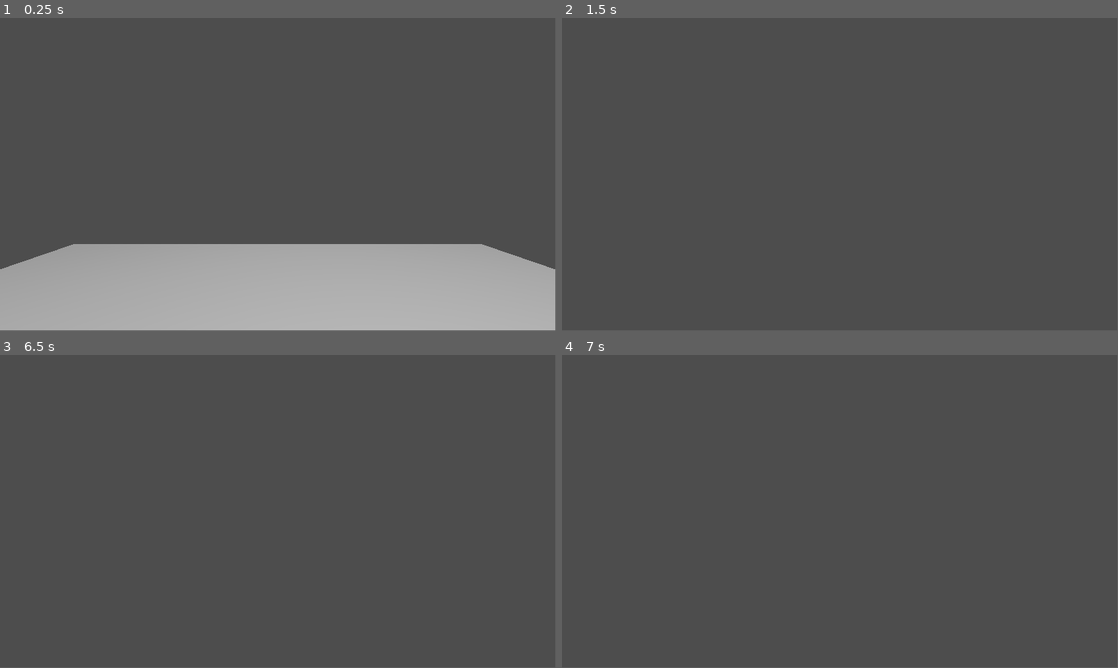
Above: before the commit, frames 1-4 (two rows, left to right).
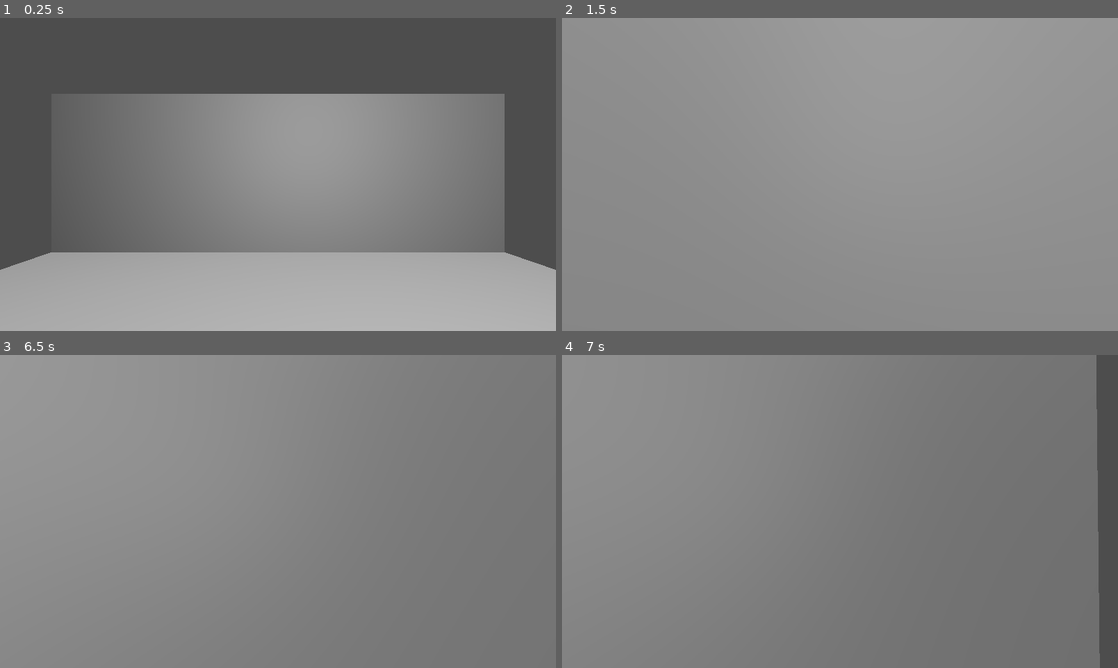
Above: after the commit, the same moments.

Repository: greatbrick0/SeriousGame2024
Game: Godot game, scene res://Scenes/Levels/level_test.tscn
Same seed, same stepped clock (60 frames per second), same inputs: the game is played once before the commit and once after it.
Inputs (mouse positions are in pixels of both pictures, inside the frame that each line leads up to):
- Up to frame 1 (0.25 s): no input
- Up to frame 2 (1.5 s): move the mouse to (867, 171) at 0.52 s; hold W (MoveForward) from 0.53 s (still down); tap E (Interact) at 0.6, 1.35 s; move the mouse to (812, 174) at 1.27 s
- Up to frame 3 (6.5 s): tap Enter at 2, 3.5, 5 s; move the mouse to (289, 505) at 2.02 s; tap E (Interact) every 0.75 s from 2.1 to 5.85 s; tap Space at 2.75, 4.25, 5.75 s; move the mouse to (272, 514) at 2.77 s; move the mouse to (316, 514) at 3.52 s; move the mouse to (233, 508) at 4.27 s; move the mouse to (283, 511) at 5.02 s; move the mouse to (255, 505) at 5.77 s; release W (MoveForward) at 5.78 s; hold D (MoveRight) from 5.78 s (still down)
- Up to frame 4 (7 s): move the mouse to (867, 508) at 6.52 s; release D (MoveRight) at 6.53 s; hold W (MoveForward) from 6.53 s (still down); tap E (Interact) at 6.6 s
In our replay, the window is 799x449 before the commit and 800x450 after it. These sizes can differ from the game's own. Grey fills any space a smaller window leaves; there, only what the larger window draws over its background counts as a difference.

The runs differ from the first frame. In frame 1, 38% of the frame differs, in the area x 0-100%, y 24-100%; in frame 2, 100%, in the area x 0-100%, y 0-100%; in frame 3, 100%; in frame 4, 96%.

Commit message:
Added Menu Interaction System

Diff:
--- a/Scenes/Levels/level_test.tscn
+++ b/Scenes/Levels/level_test.tscn
@@ -1,6 +1,7 @@
-[gd_scene load_steps=7 format=3 uid="uid://dl1ycvb2s7eky"]
+[gd_scene load_steps=8 format=3 uid="uid://dl1ycvb2s7eky"]
 
 [ext_resource type="PackedScene" uid="uid://donho2hi1a1k3" path="res://Scenes/player.tscn" id="1_iuxj4"]
+[ext_resource type="PackedScene" uid="uid://fbuctth7geda" path="res://Scenes/interact_area.tscn" id="2_lohlm"]
 
 [sub_resource type="BoxMesh" id="BoxMesh_0wbba"]
 
@@ -24,6 +25,7 @@
 shape = SubResource("BoxShape3D_j420c")
 
 [node name="Player" parent="." instance=ExtResource("1_iuxj4")]
+unique_name_in_owner = true
 transform = Transform3D(1, 0, 0, 0, 1, 0, 0, 0, 1, 0, 2, 0)
 
 [node name="WorldEnvironment" type="WorldEnvironment" parent="."]
@@ -42,6 +44,16 @@
 [node name="CollisionShape3D" type="CollisionShape3D" parent="MeshInstance3D2/StaticBody3D"]
 shape = SubResource("BoxShape3D_j420c")
 
+[node name="MeshInstance3D4" type="MeshInstance3D" parent="."]
+transform = Transform3D(10, 0, 0, 0, 4, 0, 0, 0, 1, 0, 2, -5)
+mesh = SubResource("BoxMesh_0wbba")
+skeleton = NodePath("../MeshInstance3D")
+
+[node name="StaticBody3D" type="StaticBody3D" parent="MeshInstance3D4"]
+
+[node name="CollisionShape3D" type="CollisionShape3D" parent="MeshInstance3D4/StaticBody3D"]
+shape = SubResource("BoxShape3D_j420c")
+
 [node name="MeshInstance3D3" type="MeshInstance3D" parent="."]
 transform = Transform3D(1, 0, 0, 0, 1, 0, 0, 0, 1, 3, 1.2, 3)
 mesh = SubResource("SphereMesh_113vr")
@@ -52,6 +64,9 @@
 [node name="CollisionShape3D" type="CollisionShape3D" parent="MeshInstance3D3/StaticBody3D"]
 shape = SubResource("SphereShape3D_yw2u0")
 
+[node name="InteractArea" parent="MeshInstance3D3" instance=ExtResource("2_lohlm")]
+hoverText = "Click To Stare At The Orb"
+
 [node name="OmniLight3D" type="OmniLight3D" parent="."]
 transform = Transform3D(1, 0, 0, 0, 1, 0, 0, 0, 1, 1, 3.5, 1)
 light_specular = 4.0
--- /dev/null
+++ b/Scenes/hud_manager.tscn
@@ -0,0 +1,35 @@
+[gd_scene load_steps=2 format=3 uid="uid://cxwxq7e86qyvi"]
+
+[ext_resource type="Script" path="res://Scripts/hud_manager.gd" id="1_q2hsi"]
+
+[node name="HudManager" type="Node"]
+script = ExtResource("1_q2hsi")
+
+[node name="WalkingHud" type="CanvasLayer" parent="."]
+
+[node name="HoverTextPanel" type="Panel" parent="WalkingHud"]
+custom_minimum_size = Vector2(200, 100)
+anchors_preset = 7
+anchor_left = 0.5
+anchor_top = 1.0
+anchor_right = 0.5
+anchor_bottom = 1.0
+offset_left = -100.0
+offset_top = -150.0
+offset_right = 100.0
+offset_bottom = -50.0
+grow_horizontal = 2
+grow_vertical = 0
+
+[node name="Label" type="Label" parent="WalkingHud/HoverTextPanel"]
+layout_mode = 1
+anchors_preset = 15
+anchor_right = 1.0
+anchor_bottom = 1.0
+grow_horizontal = 2
+grow_vertical = 2
+text = "Some Text"
+horizontal_alignment = 1
+vertical_alignment = 1
+
+[node name="MenuHud" type="CanvasLayer" parent="."]
--- /dev/null
+++ b/Scenes/information_panel.tscn
@@ -0,0 +1,45 @@
+[gd_scene load_steps=2 format=3 uid="uid://83x077gg67rp"]
+
+[ext_resource type="Script" path="res://Scripts/information_panel.gd" id="1_w5o1v"]
+
+[node name="InformationPanel" type="Panel"]
+custom_minimum_size = Vector2(200, 100)
+anchors_preset = 7
+anchor_left = 0.5
+anchor_top = 1.0
+anchor_right = 0.5
+anchor_bottom = 1.0
+offset_left = -150.0
+offset_top = -230.0
+offset_right = 150.0
+offset_bottom = -50.0
+grow_horizontal = 2
+grow_vertical = 0
+script = ExtResource("1_w5o1v")
+
+[node name="Label" type="Label" parent="."]
+layout_mode = 1
+anchors_preset = 10
+anchor_right = 1.0
+offset_top = 10.0
+offset_bottom = 120.0
+grow_horizontal = 2
+text = "Some Text"
+horizontal_alignment = 1
+vertical_alignment = 1
+
+[node name="Button" type="Button" parent="."]
+layout_mode = 1
+anchors_preset = 12
+anchor_top = 1.0
+anchor_right = 1.0
+anchor_bottom = 1.0
+offset_left = 75.0
+offset_top = -50.0
+offset_right = -75.0
+offset_bottom = -10.0
+grow_horizontal = 2
+grow_vertical = 0
+text = "Ok"
+
+[connection signal="pressed" from="Button" to="." method="_on_button_pressed"]
--- /dev/null
+++ b/Scenes/interact_area.tscn
@@ -0,0 +1,16 @@
+[gd_scene load_steps=4 format=3 uid="uid://fbuctth7geda"]
+
+[ext_resource type="Script" path="res://Scripts/interact_area.gd" id="1_u0gul"]
+[ext_resource type="PackedScene" uid="uid://83x077gg67rp" path="res://Scenes/information_panel.tscn" id="2_bn1i0"]
+
+[sub_resource type="BoxShape3D" id="BoxShape3D_ilnno"]
+
+[node name="InteractArea" type="Area3D"]
+collision_layer = 128
+collision_mask = 0
+monitoring = false
+script = ExtResource("1_u0gul")
+menuRef = ExtResource("2_bn1i0")
+
+[node name="CollisionShape3D" type="CollisionShape3D" parent="."]
+shape = SubResource("BoxShape3D_ilnno")
--- a/Scenes/player.tscn
+++ b/Scenes/player.tscn
@@ -13,3 +13,10 @@
 
 [node name="Camera" type="Camera3D" parent="."]
 transform = Transform3D(1, 0, 0, 0, 1, 0, 0, 0, 1, 0, 0.5, 0)
+
+[node name="RayCast3D" type="RayCast3D" parent="Camera"]
+target_position = Vector3(0, 0, -2)
+collision_mask = 128
+collide_with_areas = true
+collide_with_bodies = false
+debug_shape_thickness = 4
--- /dev/null
+++ b/Scripts/hud_manager.gd
@@ -0,0 +1,21 @@
+extends Node
+
+var mouseLocked: bool = true
+var hoverText: String = ""
+var playerRef: Node3D
+
+func _process(delta):
+	if(Input.is_action_just_pressed("Quit")):
+		SetMouseLocked(false)
+	Input.mouse_mode = Input.MouseMode.MOUSE_MODE_CAPTURED if mouseLocked else Input.MOUSE_MODE_VISIBLE
+	$WalkingHud.visible = mouseLocked
+	$MenuHud.visible = !mouseLocked
+	$WalkingHud/HoverTextPanel.visible = hoverText != ""
+	$WalkingHud/HoverTextPanel/Label.text = hoverText
+
+func SetMouseLocked(newMouseLocked: bool) -> void:
+	mouseLocked = newMouseLocked
+	playerRef.mouseLocked = newMouseLocked
+
+func OpenNewMenu(newMenu: Node) -> void:
+	$MenuHud.add_child(newMenu)
--- /dev/null
+++ b/Scripts/information_panel.gd
@@ -0,0 +1,5 @@
+extends Panel
+
+func _on_button_pressed():
+	HudManager.SetMouseLocked(true)
+	queue_free()
--- /dev/null
+++ b/Scripts/interact_area.gd
@@ -0,0 +1,11 @@
+extends Area3D
+
+@export var menuRef: PackedScene
+var instanceRef: Node
+@export_multiline var hoverText: String = ""
+
+func Activate() -> void:
+	if(menuRef == null): return
+	instanceRef = menuRef.instantiate()
+	HudManager.OpenNewMenu(instanceRef)
+	HudManager.SetMouseLocked(false)
--- a/Scripts/player.gd
+++ b/Scripts/player.gd
@@ -1,32 +1,37 @@
 extends CharacterBody3D
 
 const SPEED = 5.0
+var mouseLocked: bool = true
 
 func _ready():
-	Input.mouse_mode = Input.MouseMode.MOUSE_MODE_CAPTURED
-
-func _process(delta):
-	if(Input.is_action_just_pressed("Quit")):
-		Input.mouse_mode = Input.MouseMode.MOUSE_MODE_VISIBLE
+	HudManager.playerRef = self
+	HudManager.SetMouseLocked(true)
 
 func _physics_process(delta):
-
 	if not is_on_floor():
 		velocity += get_gravity() * delta
 
-	var input_dir = Input.get_vector("MoveLeft", "MoveRight", "MoveForward", "MoveBackward")
-	var direction = (transform.basis * Vector3(input_dir.x, 0, input_dir.y)).normalized()
-	if direction:
-		velocity.x = direction.x * SPEED
-		velocity.z = direction.z * SPEED
+	if(mouseLocked):
+		var input_dir = Input.get_vector("MoveLeft", "MoveRight", "MoveForward", "MoveBackward")
+		var direction = (transform.basis * Vector3(input_dir.x, 0, input_dir.y)).normalized()
+		if direction:
+			velocity.x = direction.x * SPEED
+			velocity.z = direction.z * SPEED
+		else:
+			velocity.x = move_toward(velocity.x, 0, SPEED)
+			velocity.z = move_toward(velocity.z, 0, SPEED)
+		move_and_slide()
+
+	if(mouseLocked and $Camera/RayCast3D.is_colliding()):
+		HudManager.hoverText = $Camera/RayCast3D.get_collider().hoverText
+		if(Input.is_action_just_pressed("Interact")):
+			$Camera/RayCast3D.get_collider().Activate()
 	else:
-		velocity.x = move_toward(velocity.x, 0, SPEED)
-		velocity.z = move_toward(velocity.z, 0, SPEED)
-
-	move_and_slide()
+		HudManager.hoverText = ""
 
 func _input(event):
 	if event is InputEventMouseMotion:
-		rotate_y(-event.relative.x * 0.003)
-		$Camera.rotate_x(-event.relative.y * 0.003)
-		$Camera.rotation.x = clampf($Camera.rotation.x, -PI * 0.45, PI * 0.45)
+		if(mouseLocked):
+			rotate_y(-event.relative.x * 0.003)
+			$Camera.rotate_x(-event.relative.y * 0.003)
+			$Camera.rotation.x = clampf($Camera.rotation.x, -PI * 0.45, PI * 0.45)
--- a/project.godot
+++ b/project.godot
@@ -14,6 +14,15 @@
 run/main_scene="res://Scenes/Levels/level_test.tscn"
 config/features=PackedStringArray("4.3", "GL Compatibility")
 config/icon="res://NoSmokeSign.png"
+
+[autoload]
+
+HudManager="*res://Scenes/hud_manager.tscn"
+
+[display]
+
+window/size/viewport_width=1280
+window/size/viewport_height=720
 
 [input]
 
@@ -32,7 +41,7 @@
 MoveBackward={
 "deadzone": 0.5,
 "events": [Object(InputEventKey,"resource_local_to_scene":false,"resource_name":"","device":-1,"window_id":0,"alt_press …(192 unchanged characters)…
-, Object(InputEventKey,"resource_local_to_scene":false,"reso …(137 unchanged characters)… se,"keycode":0,"physical_keycode":4194321,"key_label":0,"unicode":0,"location":0,"echo":false,"script":null)
+, Object(InputEventKey,"resource_local_to_scene":false,"reso …(137 unchanged characters)… se,"keycode":0,"physical_keycode":4194322,"key_label":0,"unicode":0,"location":0,"echo":false,"script":null)
 ]
 }
 MoveRight={
@@ -45,6 +54,7 @@
 "deadzone": 0.5,
 "events": [Object(InputEventKey,"resource_local_to_scene":false,"resource_name":"","device":-1,"window_id":0,"alt_press …(192 unchanged characters)…
 , Object(InputEventKey,"resource_local_to_scene":false,"resource_name":"","device":-1,"window_id":0,"alt_pressed":false …(183 unchanged characters)…
+, Object(InputEventMouseButton,"resource_local_to_scene":false,"resource_name":"","device":-1,"window_id":0,"alt_pressed":false,"shift_pressed":false,"ctrl_pressed":false,"meta_pressed":false,"button_mask":0,"position":Vector2(0, 0),"global_position":Vector2(0, 0),"factor":1.0,"button_index":1,"canceled":false,"pressed":false,"double_click":false,"script":null)
 ]
 }
 Continue={
